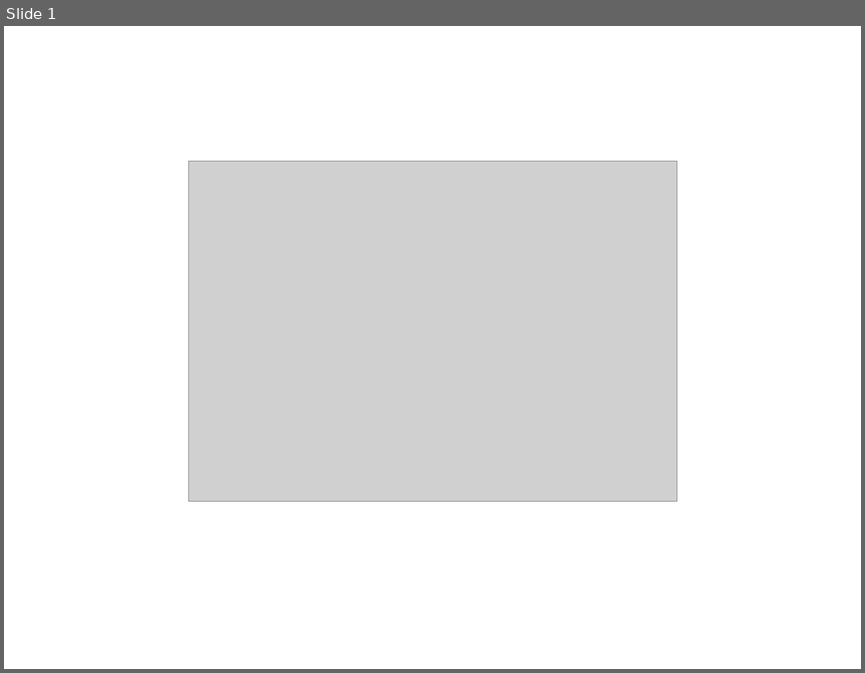
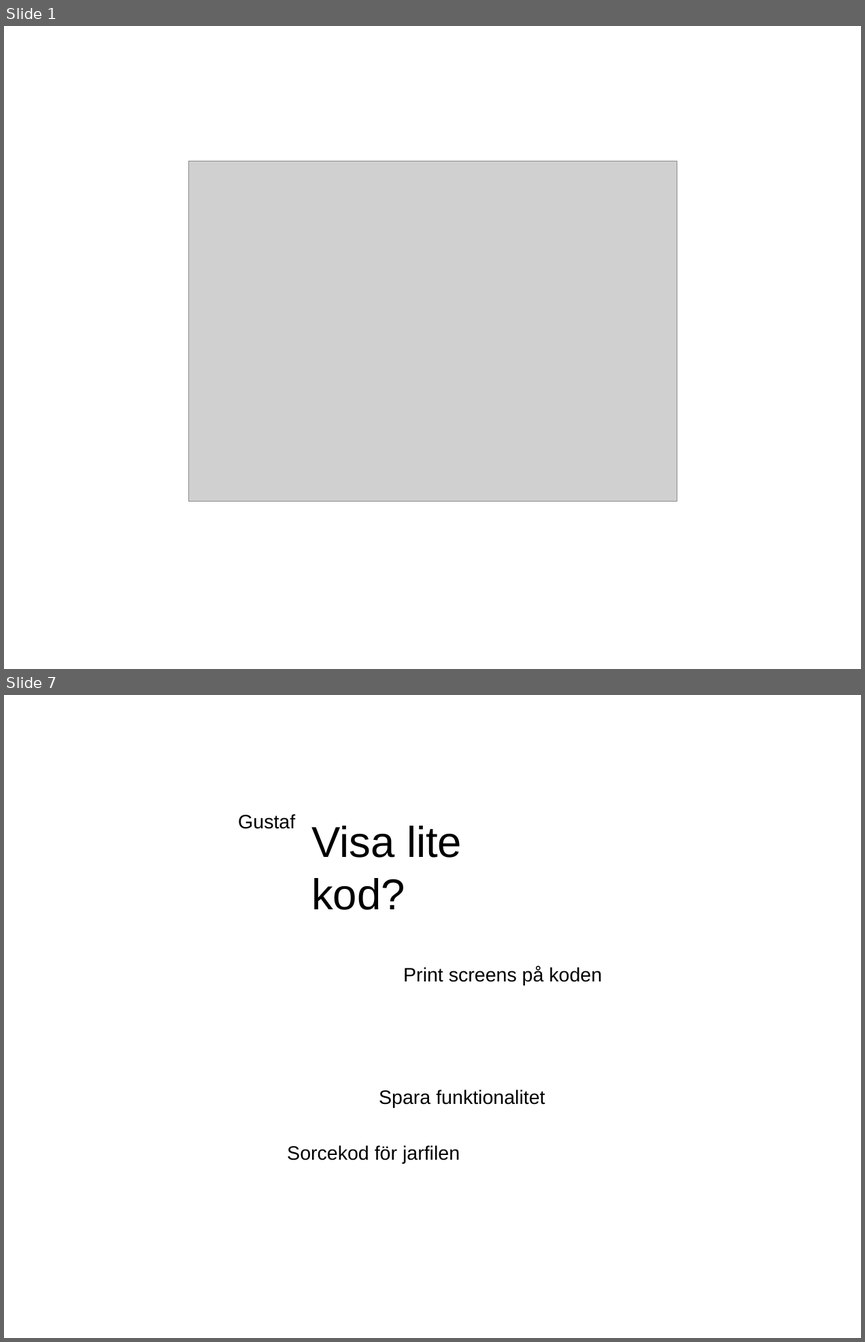
Before and after one commit to Hanicef/teamsassy, a slide deck: documents/Presentation.odp. Shown one above the other, each under a label of ours: slide 1 before the commit, slides 1 and 7 after it; the slides between them are not shown. The pictures are 865x673 and 865x1342 pixels, drawn with LibreOffice and Linux fonts; fonts in the diff are those of the drawing; grey boxes stand for pictures. Boxes give left, top, right and bottom in pixels: in the first picture for what was removed or moved away, otherwise in the second. Text is boxed around its words. In the diff, an @@ line names an element or a change of style, - is before the commit and + after.

```diff
--- a/documents/Presentation.odp
+++ b/documents/Presentation.odp
@@ slide 7 added at bbox=[4, 695, 861, 1338], background #FFFFFF @@
@@ text added at bbox=[238, 814, 295, 829], 18 pt, text #000000 @@
+Gustaf
@@ text added at bbox=[311, 826, 462, 910], 40 pt, text #000000 @@
+Visa lite kod?
@@ text added at bbox=[403, 966, 602, 985], 18 pt, text #000000 @@
+Print screens på koden
@@ text added at bbox=[379, 1089, 545, 1107], 18 pt, text #000000 @@
+Spara funktionalitet
@@ text added at bbox=[287, 1145, 460, 1164], 18 pt, text #000000 @@
+Sorcekod för jarfilen
```
Also in this commit, not shown: 5 slides changed, 4 other slides added, 2 slides removed.
